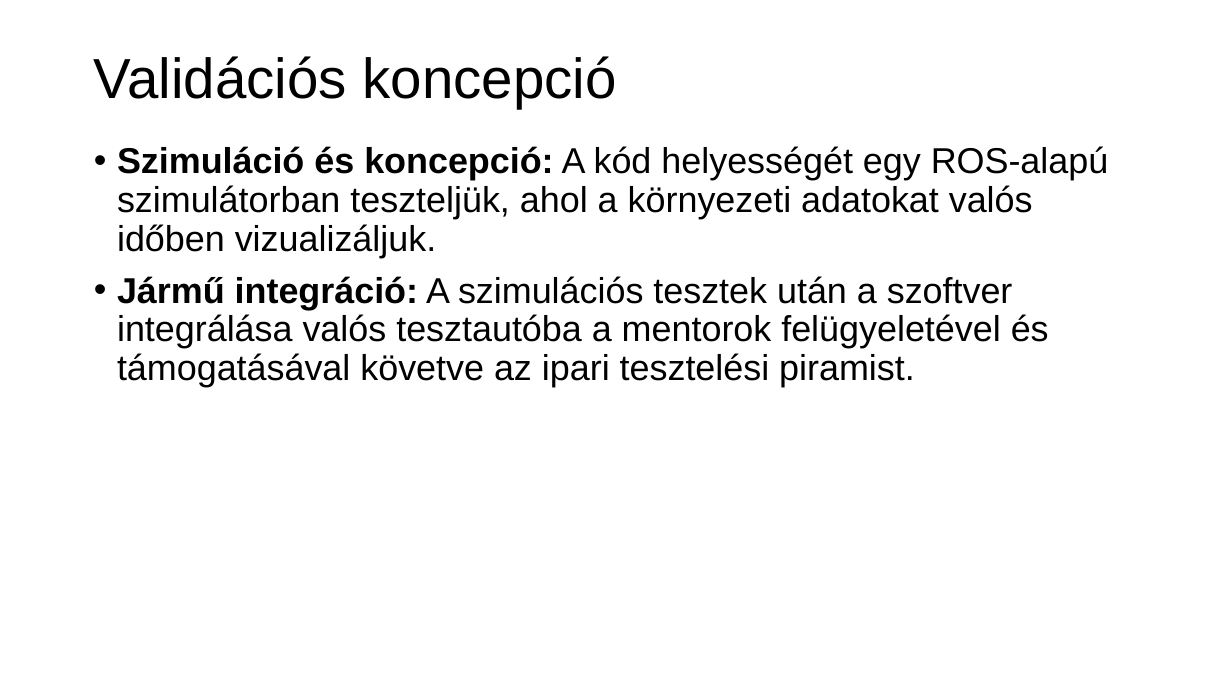
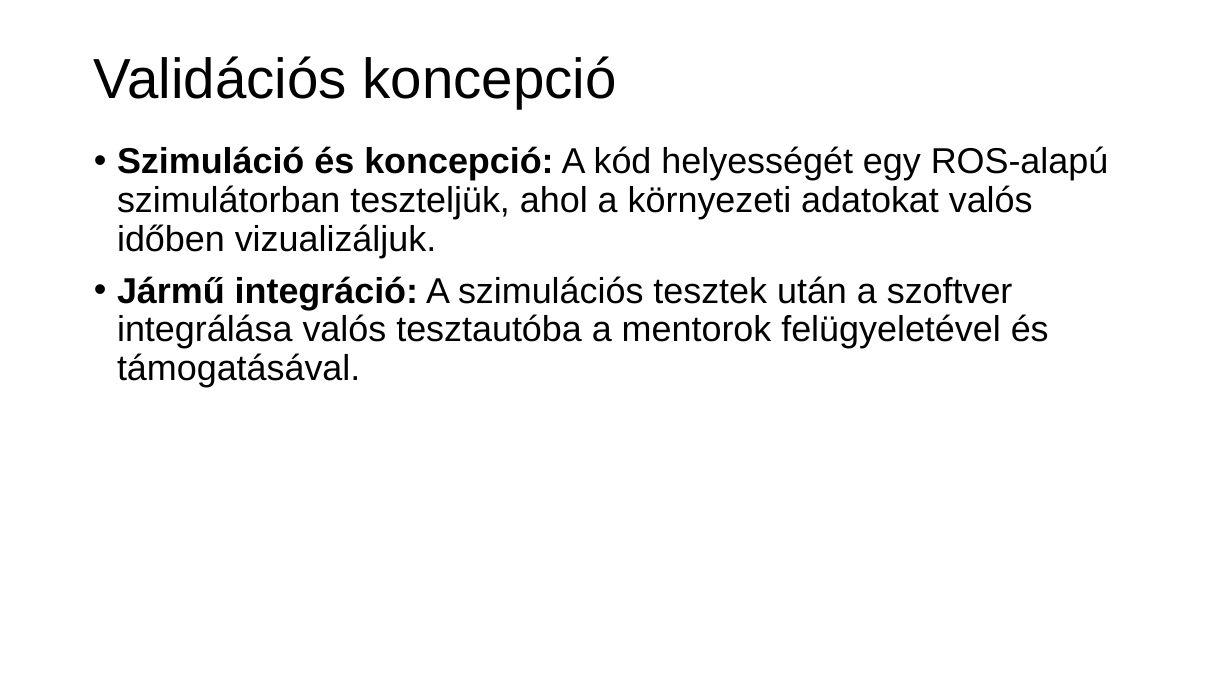
Before and after one commit to pedina/Automatic_emergency_brake_group2, a slide deck: slide 8 of doc/Automated Emergency Brake Group2 HUN.pptx (slide 6 before the commit). Drawn at 1232x693 pixels with LibreOffice and Linux fonts; fonts in the diff are those of the drawing; background and template pictures are left out. Boxes give left, top, right and bottom in pixels: in the first picture for what was removed or moved away, otherwise in the second. Text is boxed around its words. In the diff, an @@ line names an element or a change of style, - is before the commit and + after.

```diff
--- a/doc/Automated Emergency Brake Group2 HUN.pptx
+++ b/doc/Automated Emergency Brake Group2 HUN.pptx
@@ text at box(117, 276, 1049, 387): text changed @@
-• Jármű integráció: A szimulációs tesztek után a szoftver integrálása valós tesztautóba a mentorok felügyeletével és támogatásával követve az ipari tesztelési piramist.
+• Jármű integráció: A szimulációs tesztek után a szoftver integrálása valós tesztautóba a mentorok felügyeletével és támogatásával.
```
Also in this commit, not shown: 1 other slide changed, 2 slides added.
